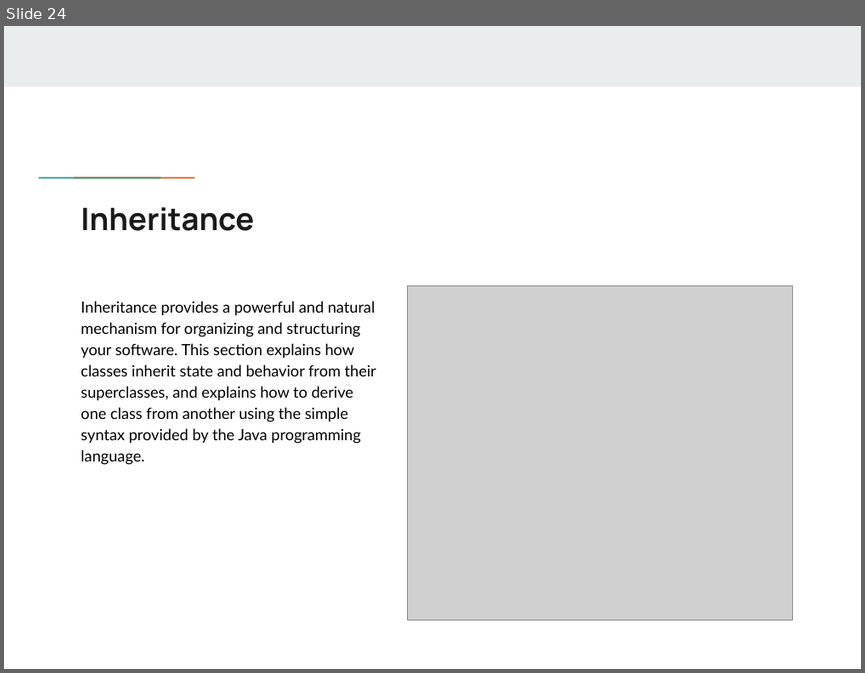
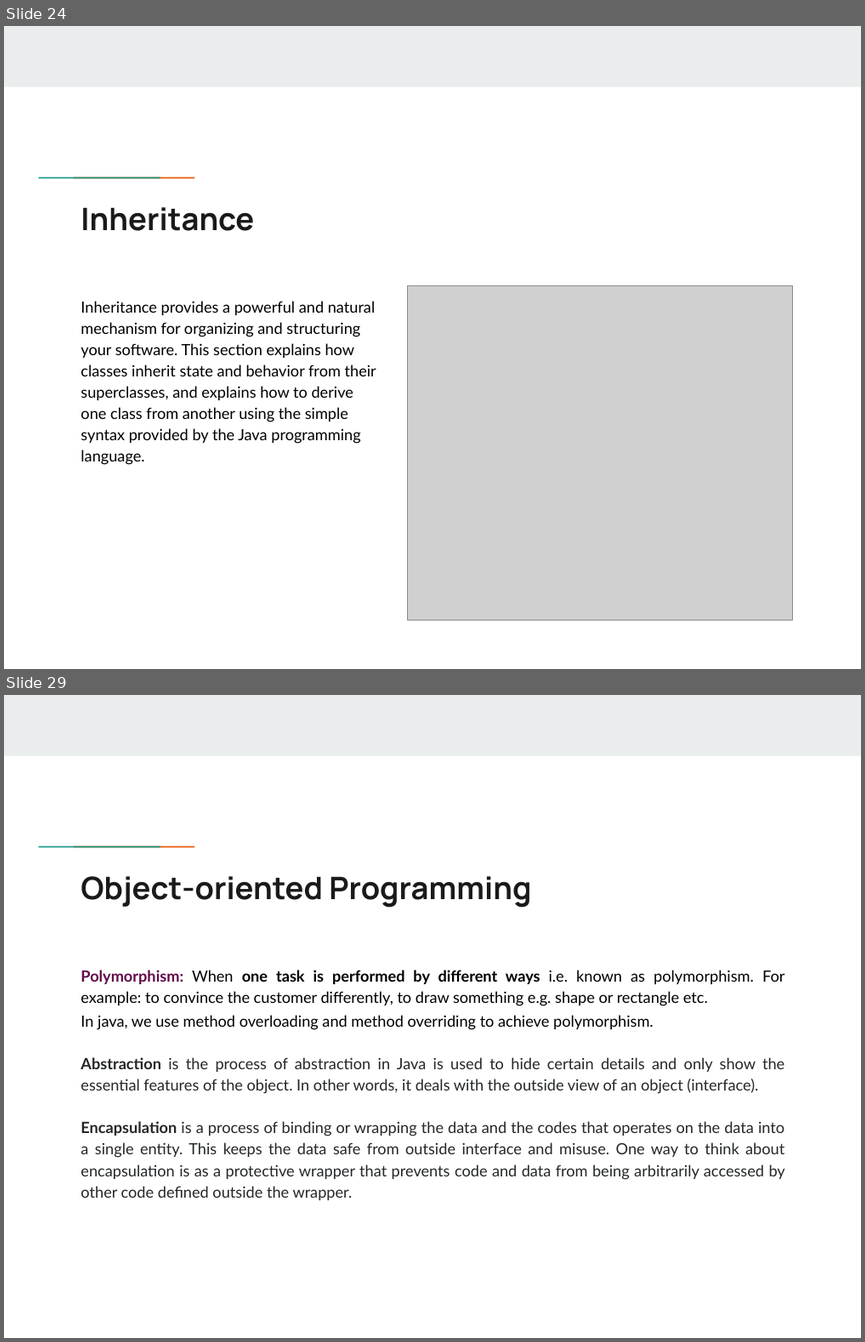
Before and after one commit to flyworker/java-workshop, a slide deck: JavaSE.pptx. Shown one above the other, each under a label of ours: slide 24 before the commit, slides 24 and 29 after it; the slides between them are not shown. The pictures are 865x673 and 865x1342 pixels, drawn with LibreOffice and Linux fonts; fonts in the diff are those of the drawing; grey boxes stand for pictures; background and template pictures are left out. Boxes give left, top, right and bottom in pixels: in the first picture for what was removed or moved away, otherwise in the second. Text is boxed around its words. In the diff, an @@ line names an element or a change of style, - is before the commit and + after.

```diff
--- a/JavaSE.pptx
+++ b/JavaSE.pptx
@@ slide 29 added at (x1=4, y1=695, x2=861, y2=1338), background #FFFFFF; not listed: 3 template elements that a slide beside it also shows @@
@@ title added at (x1=80, y1=876, x2=531, y2=907), 26 pt, text #1A1A1A, bold @@
+Object-oriented Programming
@@ text added at (x1=80, y1=970, x2=785, y2=1200), 13 pt, text #242729 @@
+Polymorphism: When one task is performed by different ways i.e. known as polymorphism. For example: to convince the customer differently, to draw something e.g. shape or rectangle etc.
+In java, we use method overloading and method overriding to achieve polymorphism.
+Abstraction is the process of abstraction in Java is used to hide certain details and only show the essential features of the object. In other words, it deals with the outside view of an object (interface).
+Encapsulation is a process of binding or wrapping the data and the codes that operates on the data into a single entity. This keeps the data safe from outside interface and misuse. One way to think about encapsulation is as a protective wrapper that prevents code and data from being arbitrarily accessed by other code defined outside the wrapper.
```
Also in this commit, not shown: 1 slide changed, 23 other slides added, 1 slide removed.
